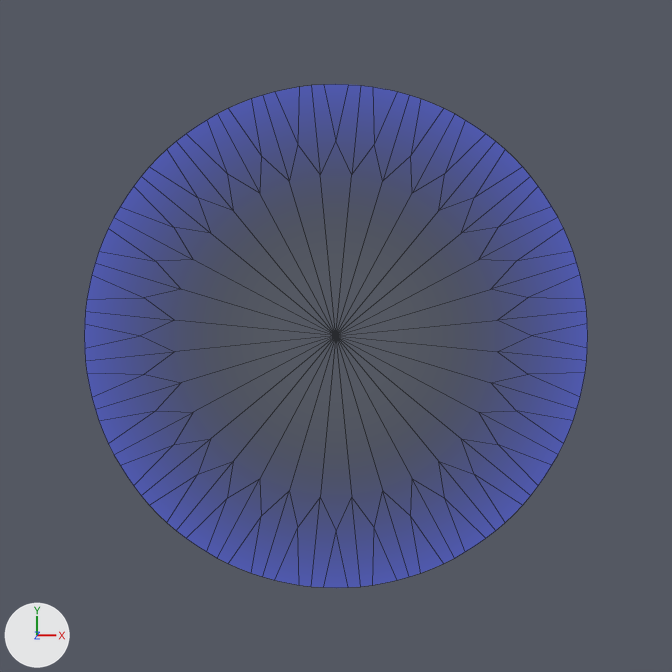
The Blender file Frontend/Texture Source Files/LaserpointerCursor.blend, before and after one commit.
Before and after are seen from a 50 mm camera at (0.0, 0.0, 24.68) aimed at (0.0, 0.0, 0.0). Lighting does not change. The marker at lower left points along +X, +Y and +Z. Mesh edges are drawn as thin lines.
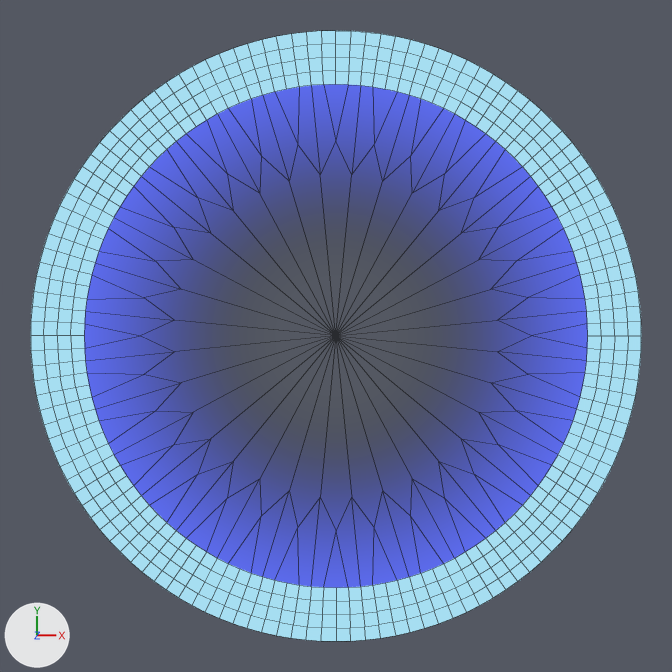
The change, as a diff of the scene's bpy script:
```diff
--- a/Frontend/Texture Source Files/LaserpointerCursor.blend.py
+++ b/Frontend/Texture Source Files/LaserpointerCursor.blend.py
@@ mat_material_001 @@
 n3 = _N.new('ShaderNodeTexCoord'); n3.name = 'Texture Coordinate'
-n4 = _N.new('ShaderNodeValToRGB'); n4.name = 'ColorRamp'
-n4.color_ramp.interpolation = 'EASE'
-while len(n4.color_ramp.elements) > 1: n4.color_ramp.elements.remove(n4.color_ramp.elements[-1])
-n4.color_ramp.elements[0].position = 0.0; n4.color_ramp.elements[0].color = (0.119, 0.166, 1.0, 1.0)
-_e = n4.color_ramp.elements.new(0.855); _e.color = (0.0, 0.0, 0.0, 0.0)
 n5 = _N.new('ShaderNodeEmission'); n5.name = 'Emission'
@@ mat_material_001 @@
 n8.inputs[0].default_value = 1.0  # 'Value'
+n4 = _N.new('ShaderNodeValToRGB'); n4.name = 'ColorRamp'
+n4.color_ramp.interpolation = 'EASE'
+while len(n4.color_ramp.elements) > 1: n4.color_ramp.elements.remove(n4.color_ramp.elements[-1])
+n4.color_ramp.elements[0].position = 0.25; n4.color_ramp.elements[0].color = (0.119, 0.166, 1.0, 1.0)
+_e = n4.color_ramp.elements.new(0.855); _e.color = (0.0, 0.0, 0.0, 0.0)
 _L.new(n5.outputs[0], n6.inputs[1])  # 'Emission' to 'Shader'
@@ mat_material_002 @@
+mat_material_002 = emission_material('Material.002')
+mat_material_002.base_color = (0.383, 0.73, 0.883)  # cyan #a6def1
@@ me_circle_001 @@
+me_circle_001.from_pydata(...)  # 64 vertices, 32 faces; spans x -1.21..1.21, y -1.21..1.21, z 0.0
+me_circle_001.materials.append(mat_material_002)  # cyan #a6def1
@@ ob_circle_001 @@
+ob_circle_001 = bpy.data.objects.new('Circle.001', me_circle_001)
+ob_circle_001.location = (0.0, 0.0, 0.0)
+ob_circle_001.scale = (6.7, 6.7, 6.7)
+_m = ob_circle_001.modifiers.new('Subsurf', 'SUBSURF')
+_m.levels = 2
```

What differs and where, as boxes [x1, y1, x2, y2] in the pictures (672 x 672 px):
'Circle', recoloured: [84, 84, 588, 588] in both
'Circle.001', added (cyan): after [31, 31, 641, 641]
